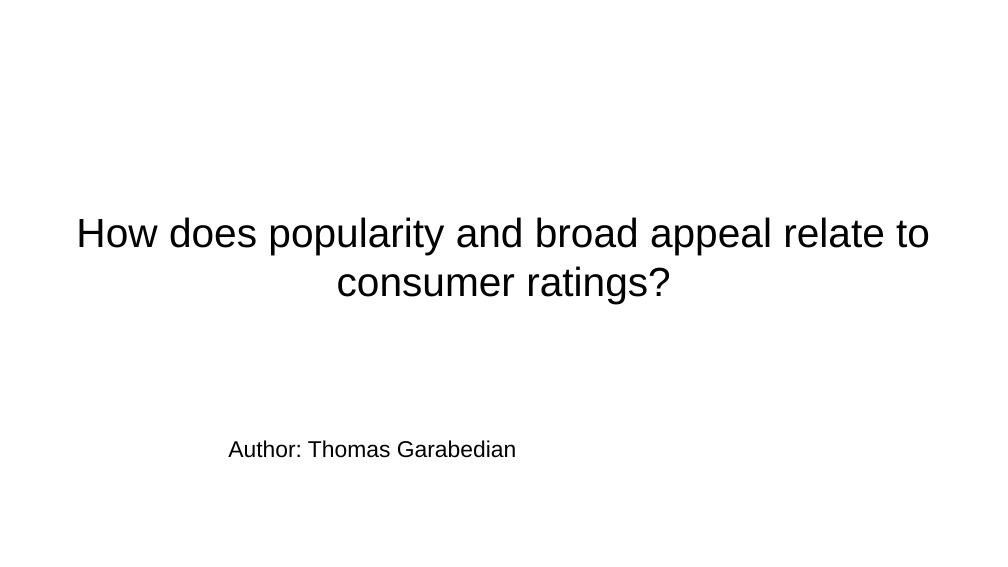
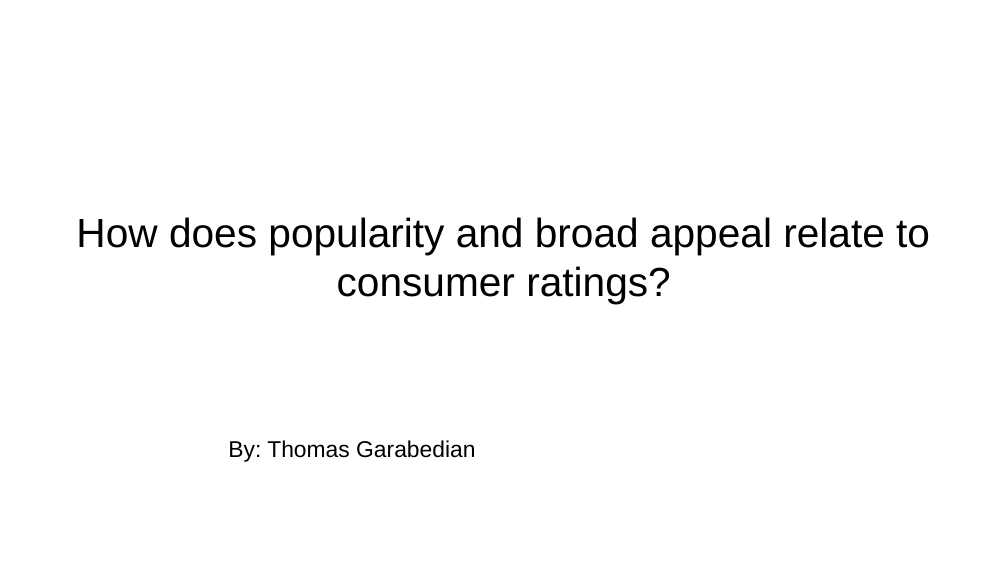
Before and after one commit to gr8willi35/DSI-CS1, a slide deck: slide 1 of cap1_pwrpt.odp. Drawn at 1008x567 pixels with LibreOffice and Linux fonts; fonts in the diff are those of the drawing; background and template pictures are left out. Boxes give left, top, right and bottom in pixels: in the first picture for what was removed or moved away, otherwise in the second. Text is boxed around its words. In the diff, an @@ line names an element or a change of style, - is before the commit and + after.

```diff
--- a/cap1_pwrpt.odp
+++ b/cap1_pwrpt.odp
@@ text at (x1=228, y1=440, x2=475, y2=462): text changed @@
-Author: Thomas Garabedian
+By: Thomas Garabedian
```
Also in this commit, not shown: 1 other slide changed, 1 other file.
